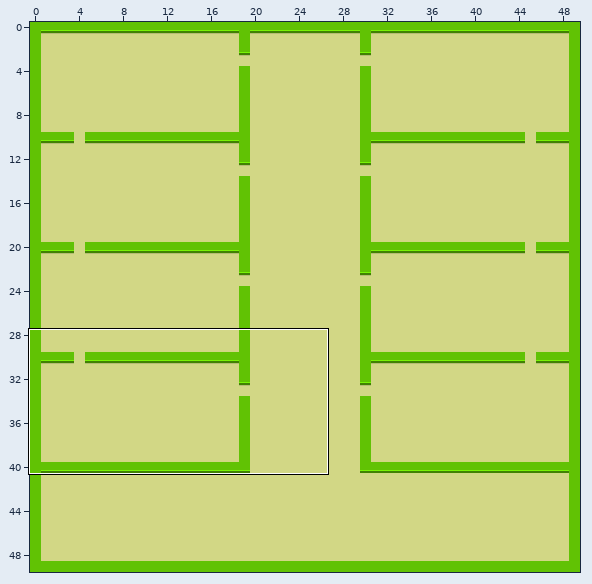
An edit to a level. Tiled map, assets/levels/room1.tmx. Above: a wide view before the commit, with the close-up outlined.
Close-up. First the earlier version:
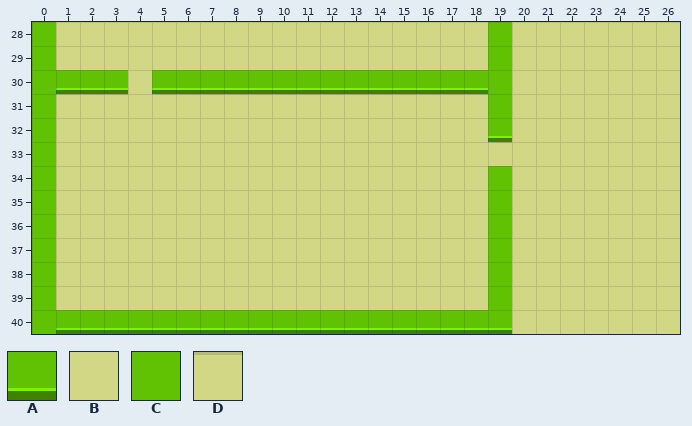
Cells are 16x16 px. Shown: x 0..26, y 28..40. The commit also changed other parts of the map, which this record leaves out. The old version is drawn lined up with the new one.
Key: from "tiles": A 0, B 1, C 2, D 3.
_ is an empty cell.
Layer "Tile Layer 1" before, first column x 0:
28 CBBBBBBBBBBBBBBBBBBCBBBBBBB
29 CBBBBBBBBBBBBBBBBBBCBBBBBBB
30 CAAABAAAAAAAAAAAAAACBBBBBBB
31 CDDDBDDDDDDDDDDDDDDCBBBBBBB
32 CBBBBBBBBBBBBBBBBBBABBBBBBB
33 CBBBBBBBBBBBBBBBBBBDBBBBBBB
34 CBBBBBBBBBBBBBBBBBBCBBBBBBB
35 CBBBBBBBBBBBBBBBBBBCBBBBBBB
36 CBBBBBBBBBBBBBBBBBBCBBBBBBB
37 CBBBBBBBBBBBBBBBBBBCBBBBBBB
38 CBBBBBBBBBBBBBBBBBBCBBBBBBB
39 CBBBBBBBBBBBBBBBBBBCBBBBBBB
40 CAAAAAAAAAAAAAAAAAAABBBBBBB
And afterwards:
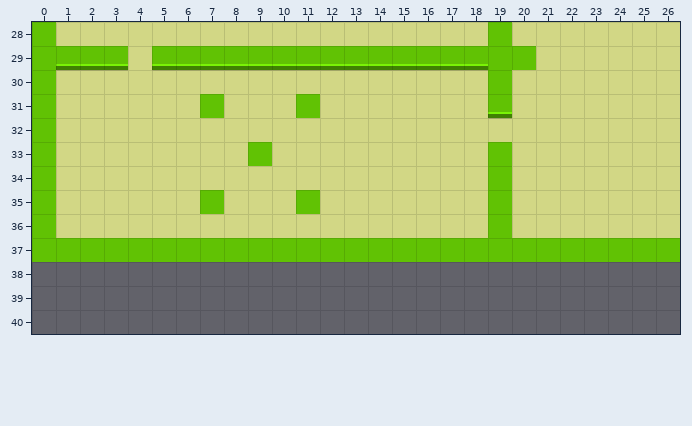
Changes in this commit:
Changed rows in their new state; . is an unchanged cell.
map size 50x50 -> 50x38 cells
Layer "Tile Layer 1":
first column x 0:
29 .AAA.AAAAAAAAAAAAAA.C......
30 .DDD.DDDDDDDDDDDDDD........
31 .BBB.BBCBBBCBBBBBBBA.......
32 ...................D.......
33 .........C.........C.......
35 .......C...C...............
37 .CCCCCCCCCCCCCCCCCC.CCCCCCC
38 ___________________________
39 ___________________________
40 ___________________________
